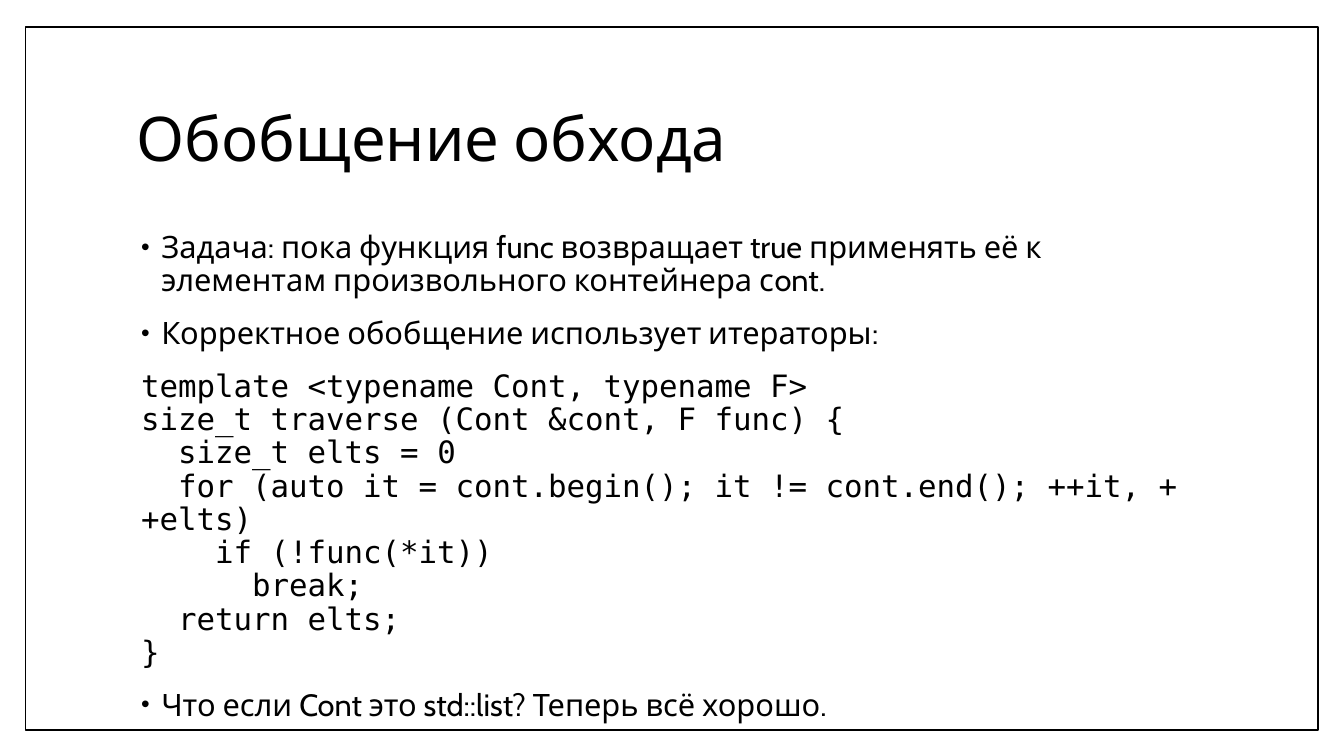
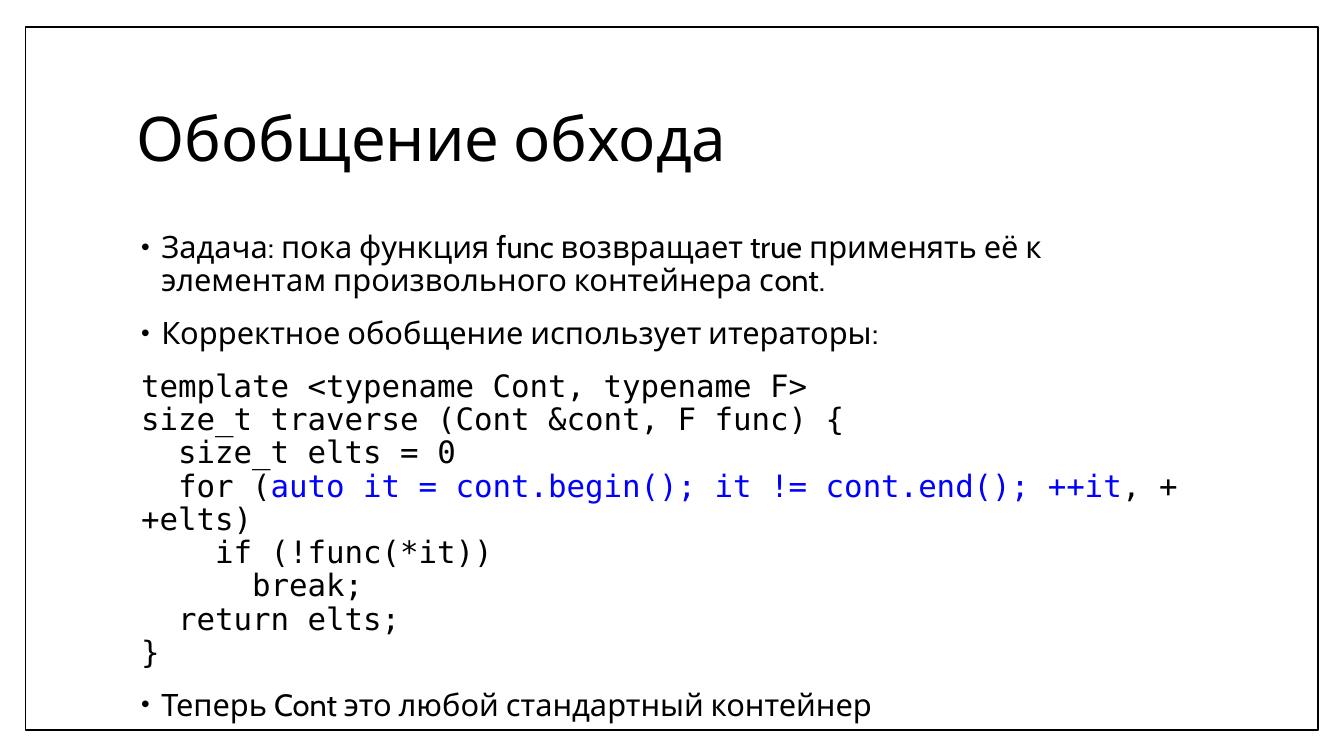
Before and after one commit to MIPT-ILab/cpp-lects-rus, a slide deck: slide 5 of slides/lec2-10-iterators.pptx. Drawn at 1344x756 pixels with LibreOffice and Linux fonts; fonts in the diff are those of the drawing. Boxes give left, top, right and bottom in pixels: in the first picture for what was removed or moved away, otherwise in the second. Text is boxed around its words. In the diff, an @@ line names an element or a change of style, - is before the commit and + after.

```diff
--- a/slides/lec2-10-iterators.pptx
+++ b/slides/lec2-10-iterators.pptx
@@ text at <box>141,373,1141,635</box>: text colour #000000 to #0000FF in "(auto it = cont.begin(); it != cont.end(); ..." @@
@@ text at <box>161,692,872,724</box>: text changed @@
-• Что если Cont это std::list? Теперь всё хорошо.
+• Теперь Cont это любой стандартный контейнер
```
Also in this commit, not shown: 17 other slides changed, 33 slides added, 1 slide removed, 28 other files.
